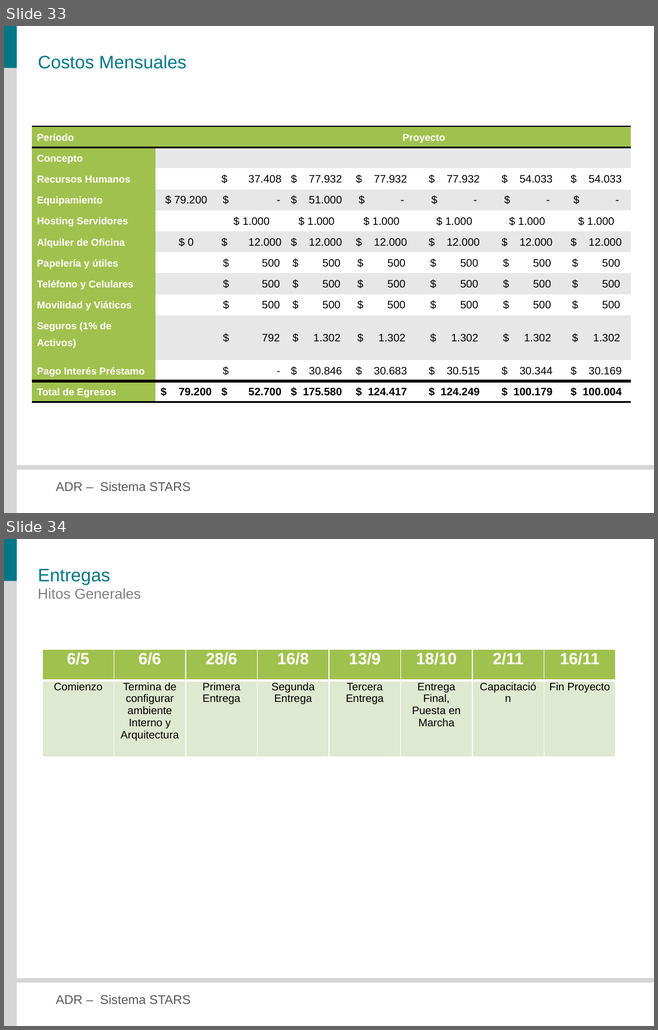
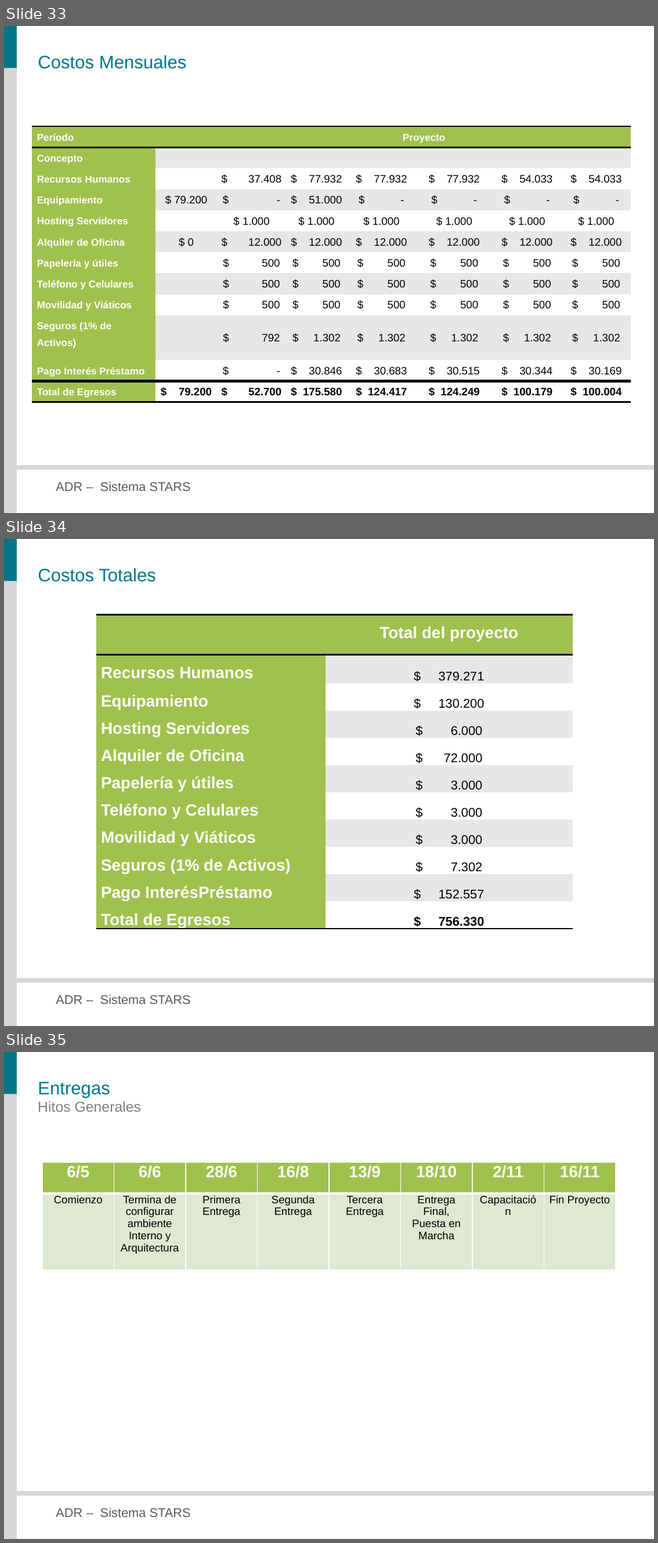
Before and after one commit to veritoreinoso/adr-2010, a slide deck: Presentacion.pptx. Shown one above the other, each under a label of ours: slides 33 and 34 before the commit, slides 33, 34 and 35 after it. The pictures are 658x1030 and 658x1543 pixels, drawn with LibreOffice and Linux fonts; fonts in the diff are those of the drawing. Boxes give left, top, right and bottom in pixels: in the first picture for what was removed or moved away, otherwise in the second. Text is boxed around its words. In the diff, an @@ line names an element or a change of style, - is before the commit and + after.

```diff
--- a/Presentacion.pptx
+++ b/Presentacion.pptx
@@ slide 34 added at [4,539,654,1026], background #FFFFFF; not listed: 4 template elements that a slide beside it also shows @@
@@ title added at [38,568,156,582], 20 pt, text #007788 @@
+Costos Totales
@@ table added at [96,615,572,931], 11 rows, 2 columns @@
+ | Total del proyecto
+Recursos Humanos | $ 379.271
+Equipamiento | $ 130.200
+Hosting Servidores | $ 6.000
+Alquiler de Oficina | $ 72.000
+Papelería y útiles | $ 3.000
+Teléfono y Celulares | $ 3.000
+Movilidad y Viáticos | $ 3.000
+Seguros (1% de Activos) | $ 7.302
+Pago InterésPréstamo | $ 152.557
+Total de Egresos | $ 756.330
@@ what was slide 34 is now slide 35 @@
```
Also in this commit, not shown: 2 slides changed.
